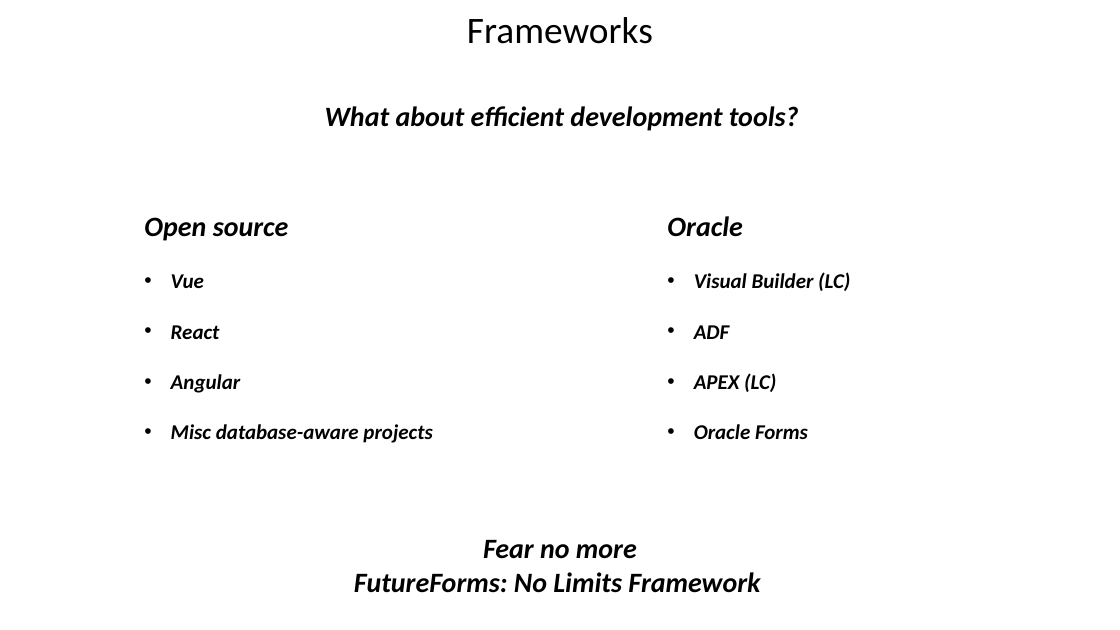
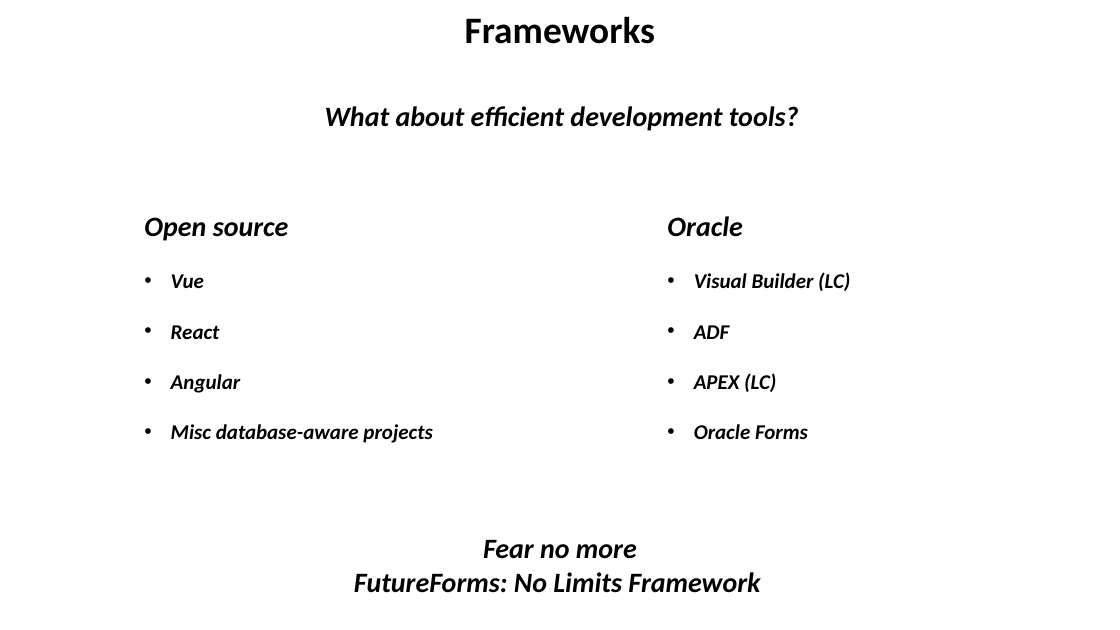
Before and after one commit to ahoeffner/forms42test, a slide deck: slide 3 of PGUG.pptx. Drawn at 1120x630 pixels with LibreOffice and Linux fonts; fonts in the diff are those of the drawing. Boxes give left, top, right and bottom in pixels: in the first picture for what was removed or moved away, otherwise in the second. Text is boxed around its words. In the diff, an @@ line names an element or a change of style, - is before the commit and + after.

```diff
--- a/PGUG.pptx
+++ b/PGUG.pptx
@@ title "Frameworks" at (x1=465, y1=16, x2=655, y2=44): bold on @@
```
Also in this commit, not shown: 3 other slides changed.
